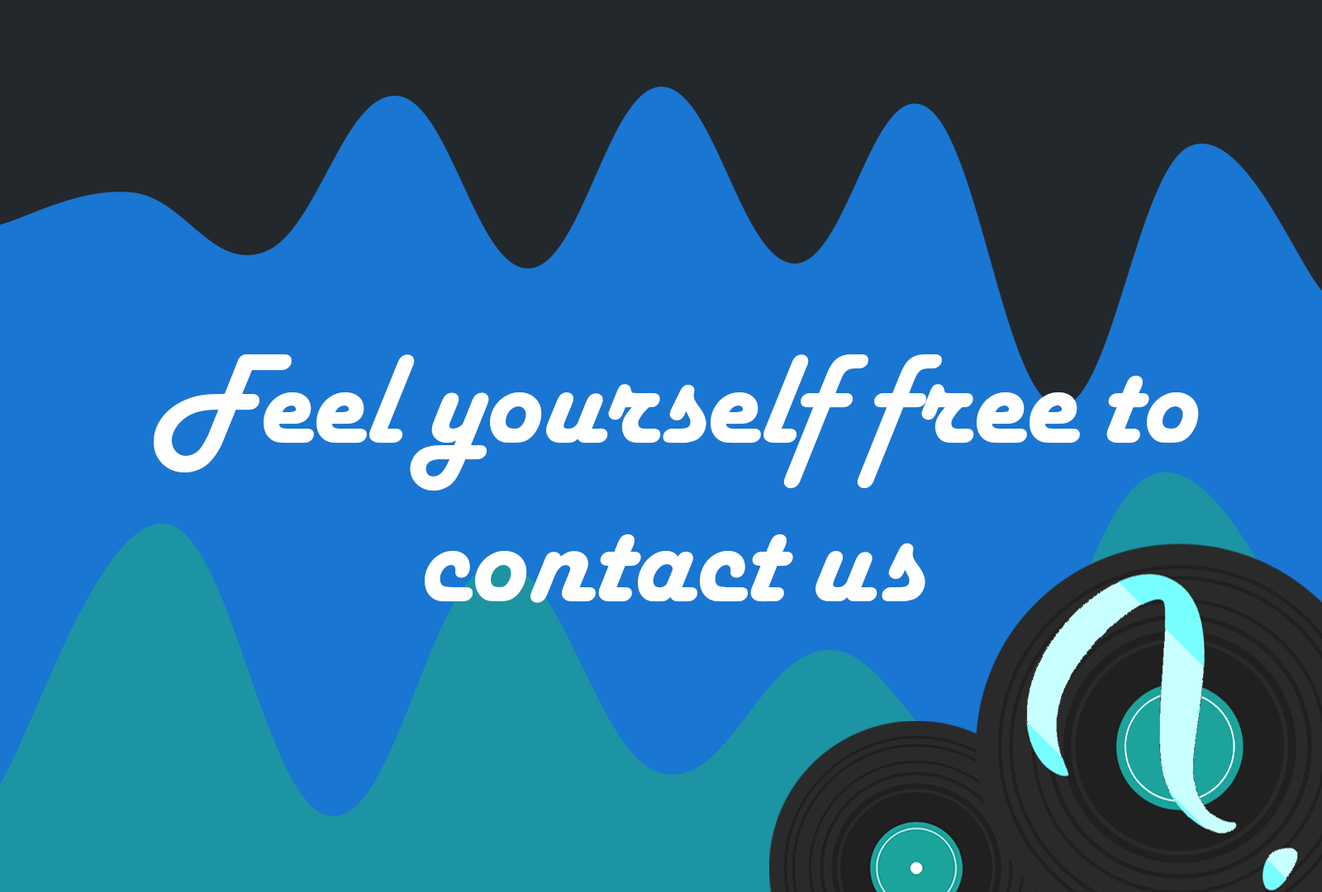
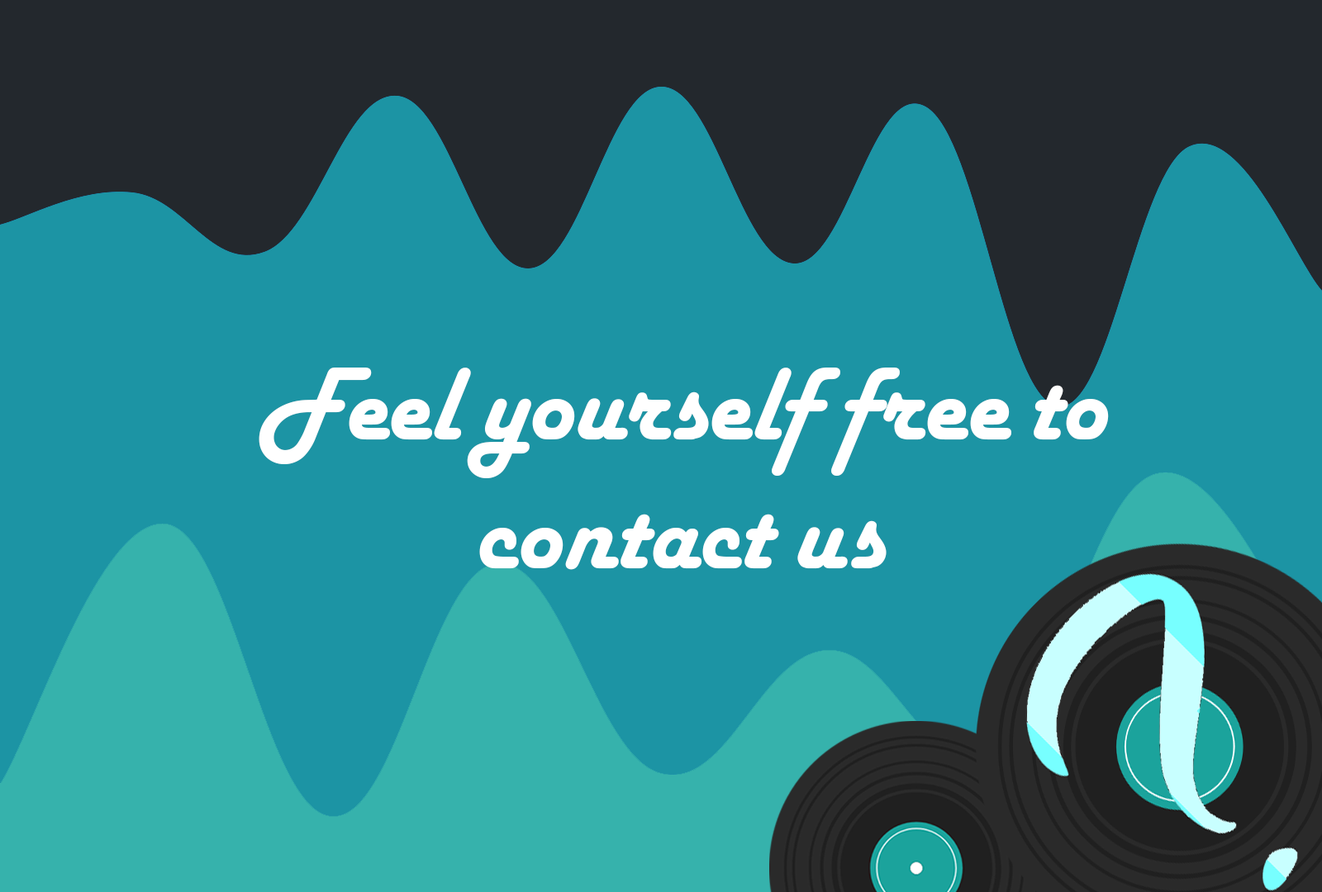
Layered file, before and after one edit (1322x892). Changes by layer:
painted on "Feel yourself free to contact us" over [153,354,1199,604]
painted on "Background" over [0,86,1322,892]
